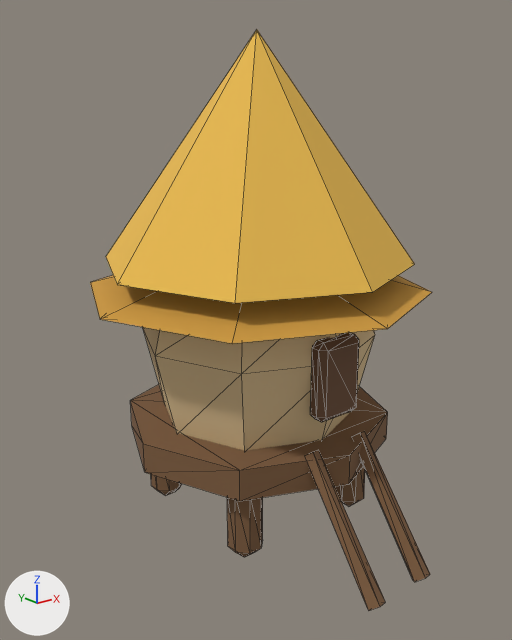
An edit to the glTF model public/terrain-study/settlements/ns-granary.glb, drawn before and after from the same camera.
One viewpoint serves both versions: a 50 mm lens placed at (-0.426, -0.531, 0.414), pointed at (-0.014, -0.017, 0.208). The axes (+X, +Y, +Z) are drawn at lower left. The lights are the same throughout. The first picture is the older version. Mesh edges are drawn as thin lines. Vertices at exactly the same position are counted once.
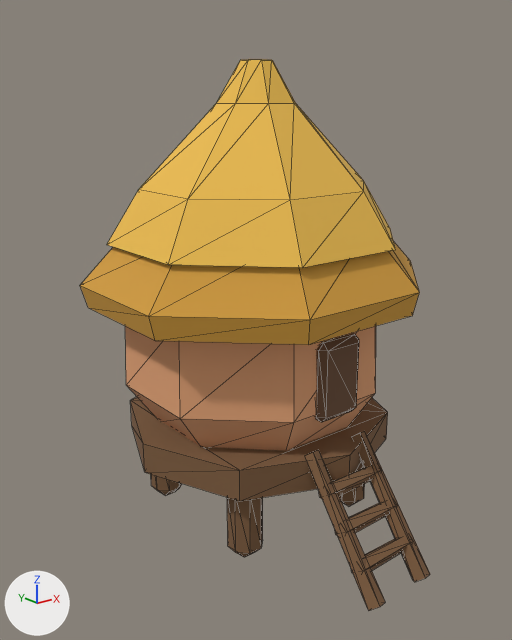
Boxes (x1, y1, x2, y2) around the edits, measured in the pictures (512 x 640 px):
'Cube', reshaped
    before: (90, 30, 432, 611)
    after: (80, 59, 430, 611)
part 1 of me_cube_001, added (brown)
    after: (351, 537, 408, 573)
part 2 of me_cube_001, added (brown)
    after: (335, 501, 397, 535)
part 3 of me_cube_001, added (brown)
    after: (319, 466, 381, 499)
part 4 of me_cube_001, rebuilt (8% wider)
    before: (143, 327, 375, 450)
    after: (125, 326, 376, 451)
part 5 of me_cube_001, rebuilt (49% taller)
    before: (90, 275, 432, 344)
    after: (80, 242, 419, 345)
part 6 of me_cube_001, rebuilt (6% narrower, 23% shorter)
    before: (106, 30, 415, 303)
    after: (107, 59, 396, 268)

Patch to the scene script:
```diff
--- a/public/terrain-study/settlements/ns-granary.glb.py
+++ b/public/terrain-study/settlements/ns-granary.glb.py
@@ mat_work_sunlit_clay @@
+mat_work_sunlit_clay = principled_material('Work sunlit clay')
+mat_work_sunlit_clay.base_color = (0.745, 0.356, 0.175)  # beige #e0a174
+mat_work_sunlit_clay.roughness = 0.94
@@ me_cube_001 @@
 # used by ob_cube; location = (-0.07, -0.07, 0.04)
-me_cube_001.from_pydata(...)  # 198 vertices, 352 faces; spans x -0.1..0.24, y -0.137..0.24, z -0.045..0.432
+me_cube_001.from_pydata(...)  # 274 vertices, 492 faces; spans x -0.088..0.228, y -0.137..0.218, z -0.045..0.406
+# me_cube_001 part 1: a new loose piece, a 5-sided cut cone along x (radius 0.008 at the low end, 0.007 at the high end) spanning x 0.036..0.104, y -0.117..-0.101, z -0.019..-0.005, in mat_ns_timber (brown #7c5b3d)
+# me_cube_001 part 2: a new loose piece, a 5-sided cut cone along x (radius 0.008 at the low end, 0.007 at the high end) spanning x 0.036..0.104, y -0.096..-0.08, z 0.008..0.022, in mat_ns_timber (brown #7c5b3d)
+# me_cube_001 part 3: a new loose piece, a 5-sided cut cone along x (radius 0.008 at the low end, 0.007 at the high end) spanning x 0.036..0.104, y -0.075..-0.059, z 0.035..0.049, in mat_ns_timber (brown #7c5b3d)
+# me_cube_001 part 4: the loose piece of 24 vertices spanning x -0.048..0.188, y -0.048..0.188, z 0.065..0.21 is rebuilt with 32 vertices and now spans x -0.054..0.194, y -0.046..0.186, z 0.063..0.226, in mat_work_sunlit_clay (beige #e0a174)
+# me_cube_001 part 5: the loose piece of 9 vertices spanning x -0.1..0.24, y -0.1..0.24, z 0.195..0.24 is rebuilt with 24 vertices and now spans x -0.088..0.228, y -0.078..0.218, z 0.188..0.264
+# me_cube_001 part 6: the loose piece of 9 vertices spanning x -0.082..0.222, y -0.082..0.222, z 0.222..0.432 is rebuilt with 32 vertices and now spans x -0.063..0.203, y -0.057..0.197, z 0.246..0.406
 me_cube_001.materials.append(mat_ns_timber)
-me_cube_001.materials.append(mat_ns_mud_wall)  # beige #dcc091
 me_cube_001.materials.append(mat_ns_old_straw)
@@ me_cube_001 @@
 me_cube_001.materials.append(mat_ns_door)
+me_cube_001.materials.append(mat_work_sunlit_clay)  # beige #e0a174
```
